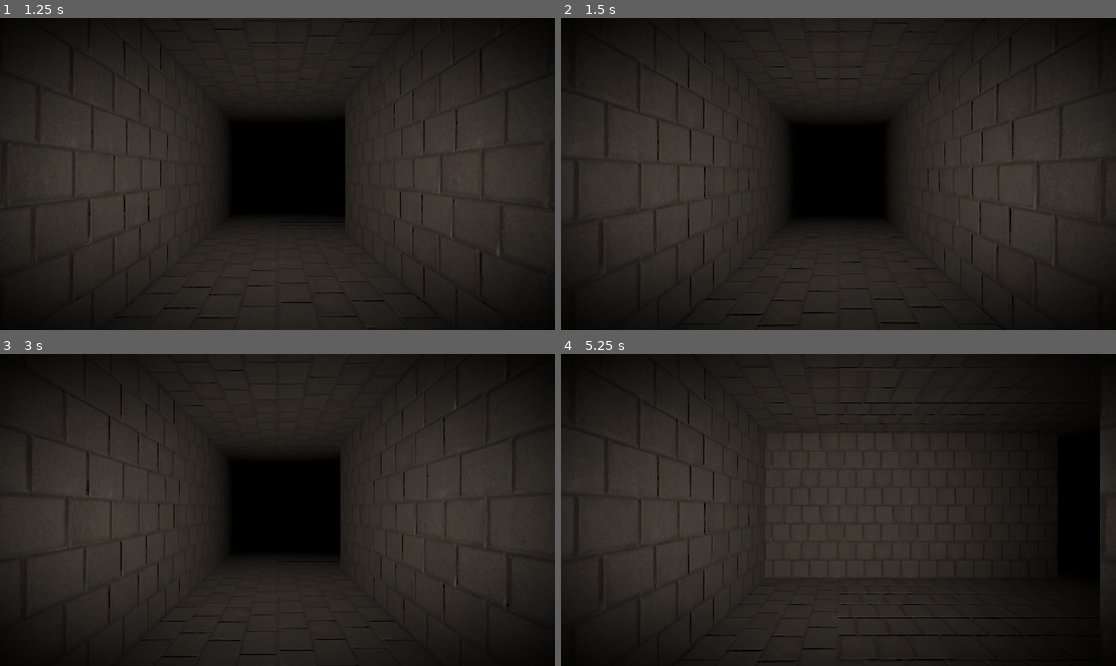
Above: before the commit, frames 1-4 (two rows, left to right).
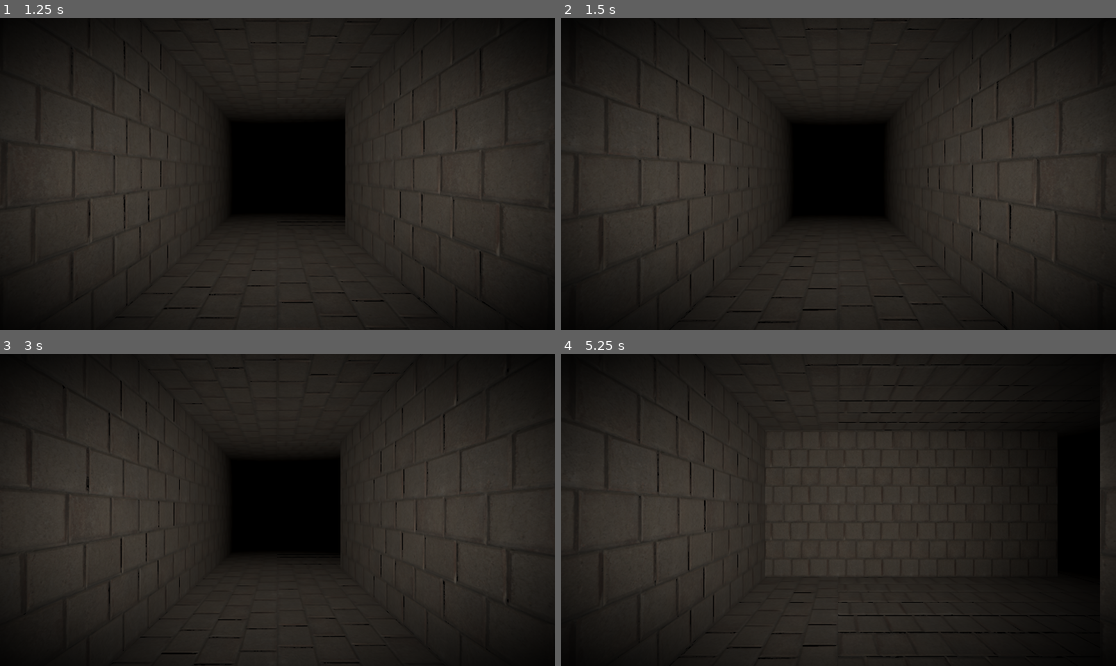
Above: after the commit, the same moments.

Repository: painttist/2023-04-04-Dungeon-Crawler-Jam
Game: Godot game, scene res://scenes/main.tscn
The game is run twice, just before and just after one commit, with the same random seed, the same clock (stepped at 60 frames per second) and the same inputs.
Inputs:
- Up to frame 1 (1.25 s): tap Enter at 0.5 s; hold D (right) from 0.53 s (still down)
- Up to frame 2 (1.5 s): tap Space at 1.25 s; release D (right) at 1.28 s; hold S (backward) from 1.28 s (still down)
- Up to frame 3 (3 s): tap Enter at 2 s; release S (backward) at 2.03 s; hold D (right) 2.03-2.78 s; tap Space at 2.75 s; hold W (forward) from 2.78 s (still down)
- Up to frame 4 (5.25 s): release W (forward) at 3.53 s; hold A (left) 3.53-5.03 s; tap Enter at 4.25 s; tap Space at 5 s; hold S (backward) from 5.03 s (still down)

Frame 1 is identical in both runs. In frame 2, 0.4% of the frame differs, in the area x 14-90%, y 0-99%; in frame 3, 0.4%; in frame 4, 0.9%, in the area x 14-86%, y 3-99%.

Commit message:
Player: movement polish

Diff:
--- a/scenes/main.tscn
+++ b/scenes/main.tscn
@@ -9,6 +9,11 @@
 shader_parameter/color = Color(0, 0, 0, 1)
 shader_parameter/multiplier = 0.164
 shader_parameter/softness = 0.799
+
+[sub_resource type="BoxMesh" id="BoxMesh_x1itt"]
+
+[sub_resource type="ConvexPolygonShape3D" id="ConvexPolygonShape3D_hd7j2"]
+points = PackedVector3Array(-0.5, -0.5, -0.5, 0.5, 0.5, 0.5, 0.5, -0.5, 0.5, 0.5, 0.5, -0.5, -0.5, 0.5, 0.5, 0.5, -0.5, -0.5, -0.5, -0.5, 0.5, -0.5, 0.5, -0.5)
 
 [node name="Node3D" type="Node3D"]
 
@@ -31,3 +36,14 @@
 anchor_bottom = 1.0
 grow_horizontal = 2
 grow_vertical = 2
+
+[node name="chest" type="StaticBody3D" parent="."]
+transform = Transform3D(1, 0, 0, 0, 1, 0, 0, 0, 1, 8, 0, -6)
+
+[node name="MeshInstance3D" type="MeshInstance3D" parent="chest"]
+transform = Transform3D(1, 0, 0, 0, 1, 0, 0, 0, 1, 0, 0.5, 0)
+mesh = SubResource("BoxMesh_x1itt")
+
+[node name="CollisionShape3D" type="CollisionShape3D" parent="chest"]
+transform = Transform3D(1, 0, 0, 0, 1, 0, 0, 0, 1, 0, 0.5, 0)
+shape = SubResource("ConvexPolygonShape3D_hd7j2")
--- a/scenes/player.tscn
+++ b/scenes/player.tscn
@@ -13,10 +13,10 @@
 tracks/0/interp = 2
 tracks/0/loop_wrap = true
 tracks/0/keys = {
-"times": PackedFloat32Array(0, 0.184985, 0.3),
-"transitions": PackedFloat32Array(1, 1, 1),
+"times": PackedFloat32Array(0, 0.15, 0.3),
+"transitions": PackedFloat32Array(1, 2.24323, 1),
 "update": 0,
-"values": [Vector3(0, 0, 0), Vector3(0, 0.06, 0), Vector3(0, 0, 0)]
+"values": [Vector3(0, 0, 0), Vector3(0, 0.04, 0), Vector3(0, 0, 0)]
 }
 
 [sub_resource type="Animation" id="Animation_i5l0a"]
@@ -33,11 +33,57 @@
 "update": 0,
 "values": [Vector3(0, 0, 0)]
 }
+tracks/1/type = "value"
+tracks/1/imported = false
+tracks/1/enabled = true
+tracks/1/path = NodePath("Camera3D:rotation")
+tracks/1/interp = 1
+tracks/1/loop_wrap = true
+tracks/1/keys = {
+"times": PackedFloat32Array(0),
+"transitions": PackedFloat32Array(1),
+"update": 0,
+"values": [Vector3(0, 0, 0)]
+}
+
+[sub_resource type="Animation" id="Animation_smdo2"]
+resource_name = "head_tilt_left"
+length = 0.3
+tracks/0/type = "value"
+tracks/0/imported = false
+tracks/0/enabled = true
+tracks/0/path = NodePath("Camera3D:rotation")
+tracks/0/interp = 1
+tracks/0/loop_wrap = true
+tracks/0/keys = {
+"times": PackedFloat32Array(0, 0.15, 0.3),
+"transitions": PackedFloat32Array(1, 0.5, 25),
+"update": 0,
+"values": [Vector3(0, 0, 0), Vector3(0, 0.0436332, -0.00349066), Vector3(0, 0, 0)]
+}
+
+[sub_resource type="Animation" id="Animation_335y0"]
+resource_name = "head_tilt_right"
+length = 0.3
+tracks/0/type = "value"
+tracks/0/imported = false
+tracks/0/enabled = true
+tracks/0/path = NodePath("Camera3D:rotation")
+tracks/0/interp = 1
+tracks/0/loop_wrap = true
+tracks/0/keys = {
+"times": PackedFloat32Array(0, 0.15, 0.3),
+"transitions": PackedFloat32Array(1, 0.5, 25),
+"update": 0,
+"values": [Vector3(0, 0, 0), Vector3(0, -0.0436332, 0.00349066), Vector3(0, 0, 0)]
+}
 
 [sub_resource type="AnimationLibrary" id="AnimationLibrary_ylb84"]
 _data = {
 "RESET": SubResource("Animation_i5l0a"),
-"head_bob": SubResource("Animation_6dngg")
+"head_bob": SubResource("Animation_6dngg"),
+"head_tilt_left": SubResource("Animation_smdo2"),
+"head_tilt_right": SubResource("Animation_335y0")
 }
 
 [node name="player" type="Node3D"]
--- a/scripts/player.gd
+++ b/scripts/player.gd
@@ -11,7 +11,7 @@
 
 var tween
 
-func _physics_process(delta):
+func _physics_process(_delta):
 	if tween is Tween:
 		if tween.is_running():
 			return
@@ -19,10 +19,20 @@
 		tween = create_tween().set_trans(Tween.TRANS_QUAD).set_ease(Tween.EASE_OUT)
 		tween.tween_property(self, "transform", transform.translated_local(Vector3.FORWARD * 2), TWEEN_DURATION)
 		animation.play("head_bob")
+	elif Input.is_action_pressed("forward"):
+		print_debug("touching ", ray_front.get_collider().name)
 	if Input.is_action_pressed("backward") and not ray_back.is_colliding():
 		tween = create_tween().set_trans(Tween.TRANS_QUAD).set_ease(Tween.EASE_OUT)
 		tween.tween_property(self, "transform", transform.translated_local(Vector3.BACK * 2), TWEEN_DURATION)
 		animation.play("head_bob")
+	if Input.is_action_pressed("left") and not ray_left.is_colliding():
+		tween = create_tween().set_trans(Tween.TRANS_QUAD).set_ease(Tween.EASE_OUT)
+		tween.tween_property(self, "transform", transform.translated_local(Vector3.LEFT * 2), TWEEN_DURATION)
+		animation.play("head_tilt_left")
+	if Input.is_action_pressed("right") and not ray_right.is_colliding():
+		tween = create_tween().set_trans(Tween.TRANS_QUAD).set_ease(Tween.EASE_OUT)
+		tween.tween_property(self, "transform", transform.translated_local(Vector3.RIGHT * 2), TWEEN_DURATION)
+		animation.play("head_tilt_right")
 	if Input.is_action_pressed("turn-left"):
 		tween = create_tween().set_trans(Tween.TRANS_CUBIC).set_ease(Tween.EASE_IN_OUT)
 		tween.tween_property(self, "transform", transform.rotated_local(Vector3.UP, PI/2), TWEEN_DURATION)
Not shown: 1 places in scenes/main.tscn that only renumber resources
Not shown: 1 places in scenes/player.tscn that only renumber resources
